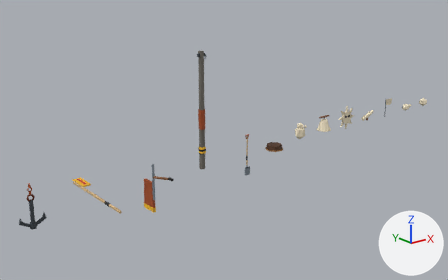
A saved change to the Blender file creative/3d-finds/fittings_kit/source/tb_fittings_kit.blend.
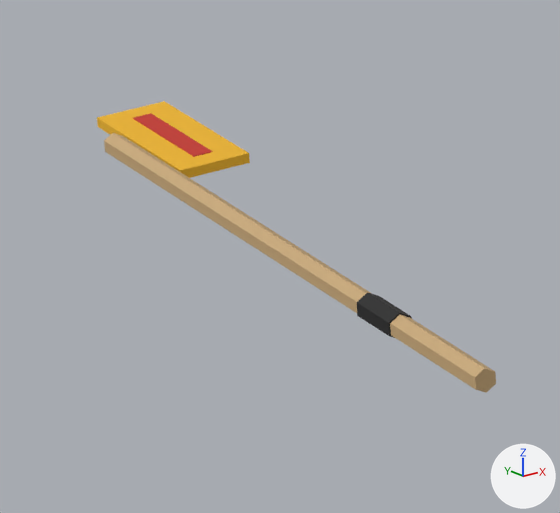
The first picture shows the older version from a camera (50 mm lens) standing at (-4.4, -12.0, 5.42) and looking at (5.77, 0.7, 0.34). The close-ups show the older and then the newer version on the part from 13% to 29% of the width and 59% to 82% of the height of that picture. Only the edits that show in the close-ups are written down. The axes (+X, +Y, +Z) are drawn at lower right. The lights are the same throughout.

The first close-up shows 'paddle'.
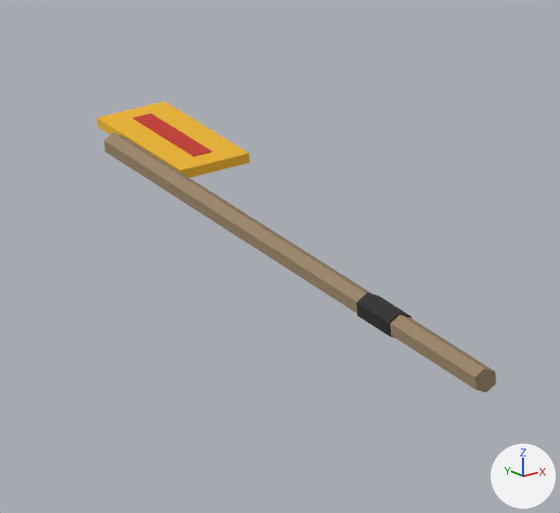
Boxes (x1, y1, x2, y2) around the edits, measured in the close-ups (560 x 513 px):
```json
{"object": "paddle", "change": "recoloured", "before": [104, 130, 496, 393], "after": [104, 130, 496, 393]}
```

Edits to the scene script, one JSON object a line:
```json
{"op": "set", "path": "mat_tbf_wood.base_color", "old": "(0.584, 0.397, 0.195)", "new": "(0.323, 0.231, 0.133)", "note": "brown #c9a97a -> brown #9a8466"}
```
